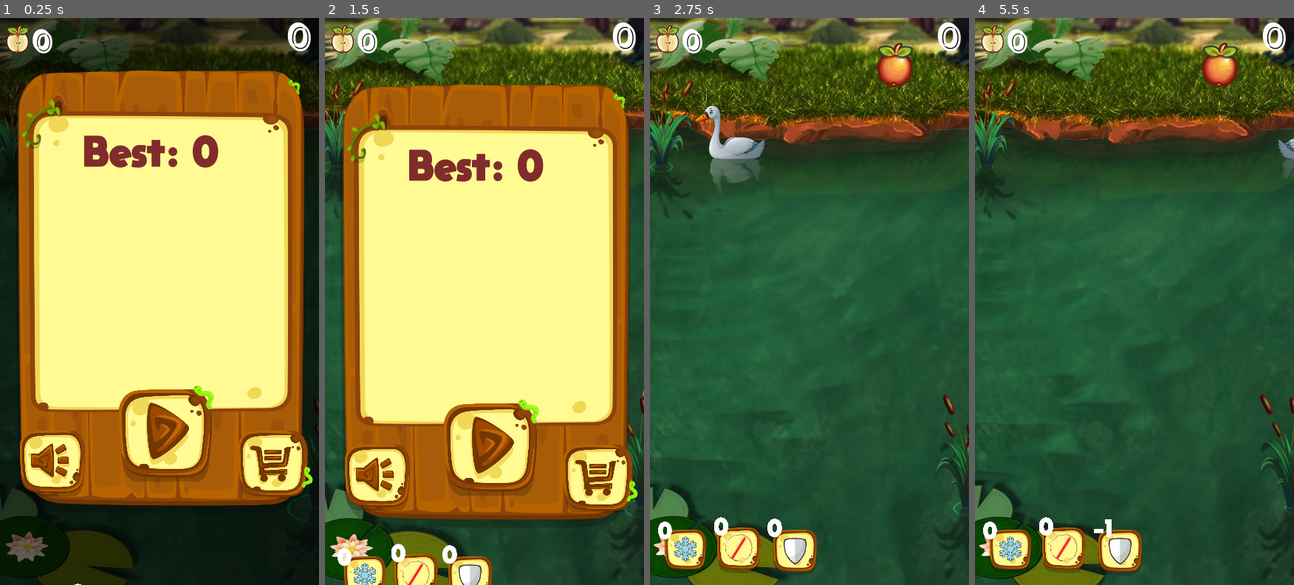
Above: before the commit, frames 1-4 (left to right).
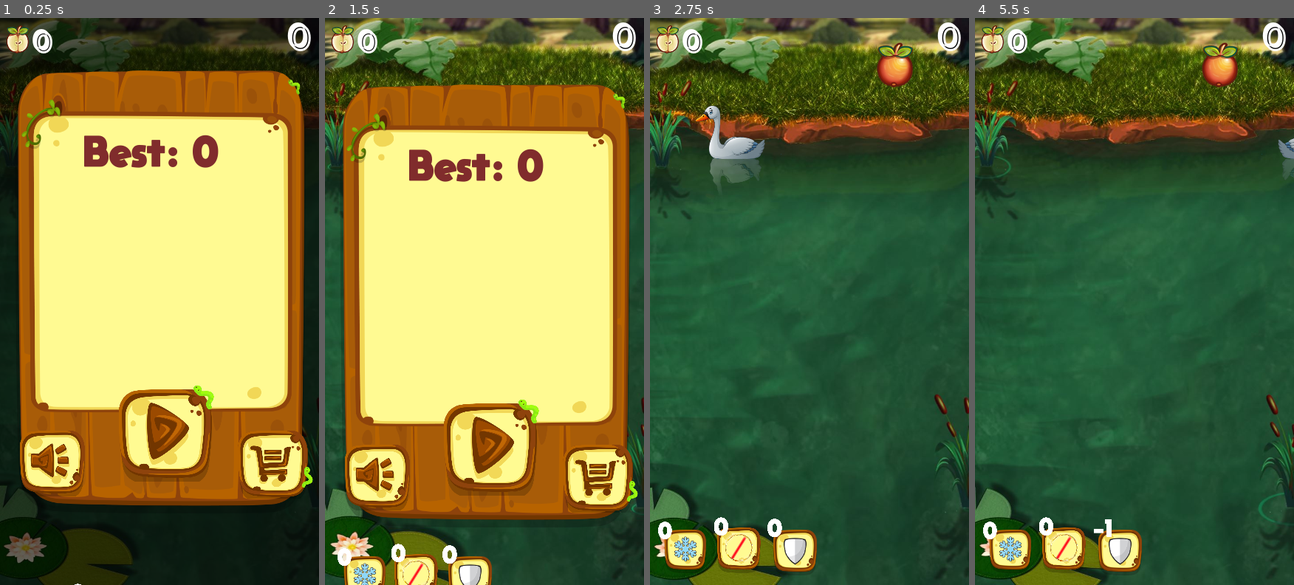
Above: after the commit, the same moments.

Repository: BotibaGameDev/Duck
Game: Godot game, scene res://stages/gameStage.tscn
Two runs of this game, one before a commit and one after it. Both use one fixed random seed, a clock stepped at 60 frames per second and the inputs below.
Inputs (mouse positions are in pixels of both pictures, inside the frame that each line leads up to):
- Up to frame 1 (0.25 s): no input
- Up to frame 2 (1.5 s): click (490, 437) at 0.5 s; click (490, 431) at 1.25 s
- Up to frame 3 (2.75 s): click "0" at 2 s
- Up to frame 4 (5.5 s): click "0" at 2.75 s; click "0" at 3.5 s; click "-1" at 4.25 s; click "0" at 5 s

The runs differ from the first frame. In frame 1, 0.5% of the frame differs, in the area x 0-100%, y 5-100%; in frame 2, 1.4%; in frame 3, 2.8%; in frame 4, 3.1%, in the area x 0-100%, y 0-100%.

Commit message:
00

Diff:
--- a/scripts/gameStage.gd
+++ b/scripts/gameStage.gd
@@ -1,7 +1,7 @@
 extends Node
 onready var menu = preload("res://scenes/Menu.tscn")
 onready var scn_spawnerKnife = preload("res://scenes/Levels/Knife/spawnerKnife.tscn")
-#github
+#LOTFY WROTE THIS
 onready var money = game.save["money"]
 
 
--- a/stages/gameStage.tscn
+++ b/stages/gameStage.tscn
@@ -215,7 +215,7 @@
 editor/display_folded = true
 scale = Vector2( 0.199901, 0.199901 )
 z_index = -4
-frame = 65
+frame = 38
 
 [node name="Fading" type="AnimationPlayer" parent="background/Swamp"]
 anims/Fade = SubResource( 1 )
